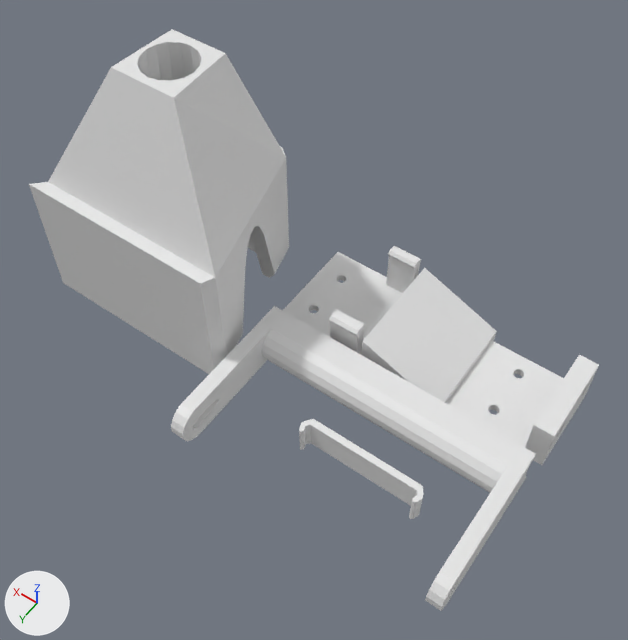
The Blender file servo-manifold/servo-mount.blend, before and after one commit.
Rendered twice from a 50 mm camera at (-93.0, 179.0, 310.0) aimed at (27.0, 11.0, 47.0). Every picture has the same lights, and +X, +Y and +Z are marked at lower left.

The older version as bpy lines, for what is in view:
```python
me_circle = bpy.data.meshes.new('Circle')
me_circle.from_pydata(...)  # 120 vertices, 80 faces; spans x -0.467..0.47, y -0.691..0.091, z 0.0..1.172
me_cube_002 = bpy.data.meshes.new('Cube.002')
me_cube_002.from_pydata(...)  # 178 vertices, 135 faces; spans x -25.8..25.3, y -64.8..65.3, z 0.0..26.8
me_cube_003 = bpy.data.meshes.new('Cube.003')
me_cube_003.from_pydata(...)  # 40 vertices, 38 faces; spans x -0.93..0.22, y -4.09..4.09, z 0.0..2.09
me_cylinder = bpy.data.meshes.new('Cylinder')
me_cylinder.from_pydata(...)  # 144 vertices, 106 faces; spans x -6.21..1.14, y -1.98..0.0, z -6.62..6.62
ob_arm = bpy.data.objects.new('arm', me_cylinder)
ob_arm.location = (-4.2, 7.5, 0.0)
ob_arm.rotation_euler = (-1.571, 0.0, -1.571)  # degrees (-90, 0, -90)
ob_arm.scale = (9.38, 9.38, 9.38)
ob_funnel = bpy.data.objects.new('funnel', me_circle)
ob_funnel.location = (108.2, 23.3, 0.6)
ob_funnel.scale = (101.0, 101.0, 101.0)
ob_servo_clip = bpy.data.objects.new('servo-clip', me_cube_003)
ob_servo_clip.location = (-12.2, 32.8, 0.0)
ob_servo_clip.rotation_euler = (0.0, 0.0, -1.571)  # degrees (0, 0, -90)
ob_servo_clip.scale = (6.82, 6.82, 6.82)
ob_servo_mount = bpy.data.objects.new('servo-mount', me_cube_002)
ob_servo_mount.location = (-4.2, -31.7, 0.0)
ob_servo_mount.rotation_euler = (0.0, 0.0, -1.571)  # degrees (0, 0, -90)
```
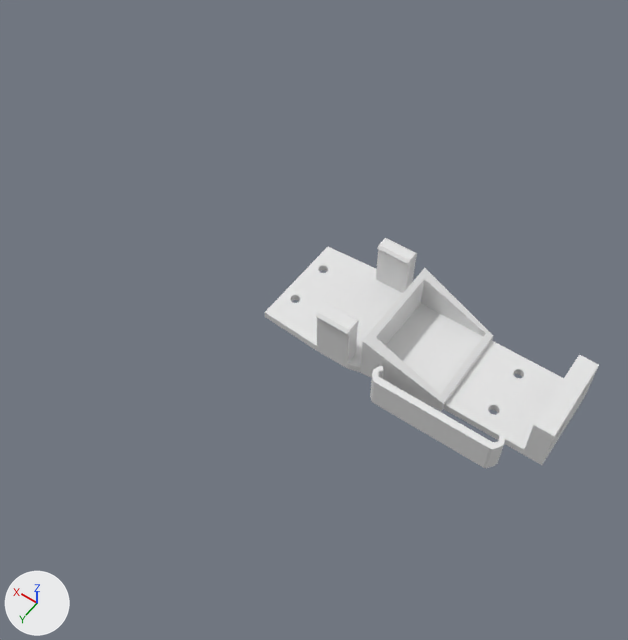
Where the newer file only moved an object's origin or applied its transform, the numbers keep the older frame.

What differs and where, as boxes [x1, y1, x2, y2] in the pictures (628 x 640 px):
'funnel', hidden
    before: [29, 29, 289, 374]
'servo-mount', reshaped
    before: [283, 246, 599, 465]
    after: [265, 238, 599, 465]
'arm', hidden
    before: [171, 306, 536, 611]
'servo-clip', mesh turned
    before: [299, 419, 424, 519]
    after: [370, 366, 505, 468]
part 2 of me_cube_002, built on
    before: [283, 246, 497, 402]
    after: [265, 238, 493, 411]

The change in detail:
me_cube_003 has 40 vertices, 38 faces and spans x -0.93..0.22, y -4.09..4.09, z 0.0..2.09.
me_cube_003 is used by ob_servo_clip; location (-12.2, 32.8, 0.0); rotation (0.0, 0.0, -1.571), in degrees (0, 0, -90); scale (6.82, 6.82, 6.82).
me_cube_003 part 1: the whole mesh is turned 180 degrees about the z axis through its middle and scaled by 1.08, then moved by (5.35, -1.71, 0.0).
me_cube_002 is used by ob_servo_mount; location (-4.2, -31.7, 0.0); rotation (0.0, 0.0, -1.571), in degrees (0, 0, -90).
me_cube_002 had 178 vertices, 135 faces and spanned x -25.8..25.3, y -64.8..65.3, z 0.0..26.8.
me_cube_002 now has 186 vertices, 143 faces and spans x -27.6..27.2, y -64.8..71.2, z 0.0..26.8.
Part 2, on me_cube_002:
1 face is deleted.
32 vertices in x -13.2..13.8, y 51.8..56.7, z 0.0..3.6 move by (0.0, 10.3, 0.0).
10 vertices in x -20.4..20.6, y 35.6, z 0.0..26.8 move by (0.0, 5.7, 0.0).
8 vertices in x -20.2..20.6, y 22.0, z 3.6..26.8 move by (0.0, 3.1, 0.0).
8 vertices in x -24.9..24.5, y 65.3, z 0.0..3.6 move by (0.0, 5.9, 0.0).
4 vertices in x -25.8..-24.9, y 35.6, z 0.0..25.4 move by (-1.8, 5.7, 0.0).
4 vertices in x -25.8..-24.9, y 22.0, z 0.0..25.4 move by (-1.8, 3.1, 0.0).
20 vertices move from x -25.1..25.3, y -19.3..35.6, z 0.0..26.8 to x -26.2..27.2, y -19.3..41.3, z 0.0..26.8.
8 vertices are added at x -19.5..19.5, y -16.4..16.5, z 4.5..21.4.
9 new faces join them.
Object 'funnel' (ob_funnel) is now hidden.
Object 'arm' (ob_arm) is now hidden.
